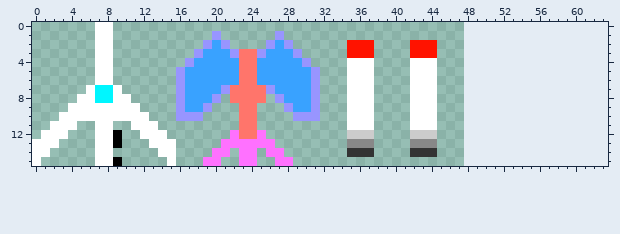
Pixel-art sprite -- shooting.png. The first picture shows the starting point.
The file is 48x16 pixels. The old version is drawn lined up with the new one, on the new canvas.
After the commit:
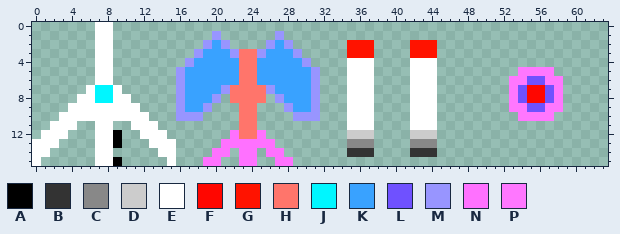
Palette (. is transparent): A #000000  B #333333  C #888888  D #cccccc  E #ffffff  F #ff0600  G #ff1300  H #ff756b  J #00f6ff  K #39a2ff  L #6f51ff  M #9895ff  N #ff71ff  P #ff77ff
Edits made:
canvas 48x16 -> 64x16
There is now colour F in rows 7 to 8 at x 55 to 56.
There is now colour L in row 6 at x 55 to 56; in rows 7 to 8 at x 54 and 57; in row 9 at x 55 to 56.
There is now colour P in row 5 at x 54 to 57; in row 6 at x 53 to 54 and 57 to 58; in rows 7 to 8 at x 53 and 58; in row 9 at x 53 to 54 and 57 to 58; in row 10 at x 54 to 57.
Where, in picture pixels (left, top, right, bottom), the same in both pictures:
added: (509, 67, 563, 121)
